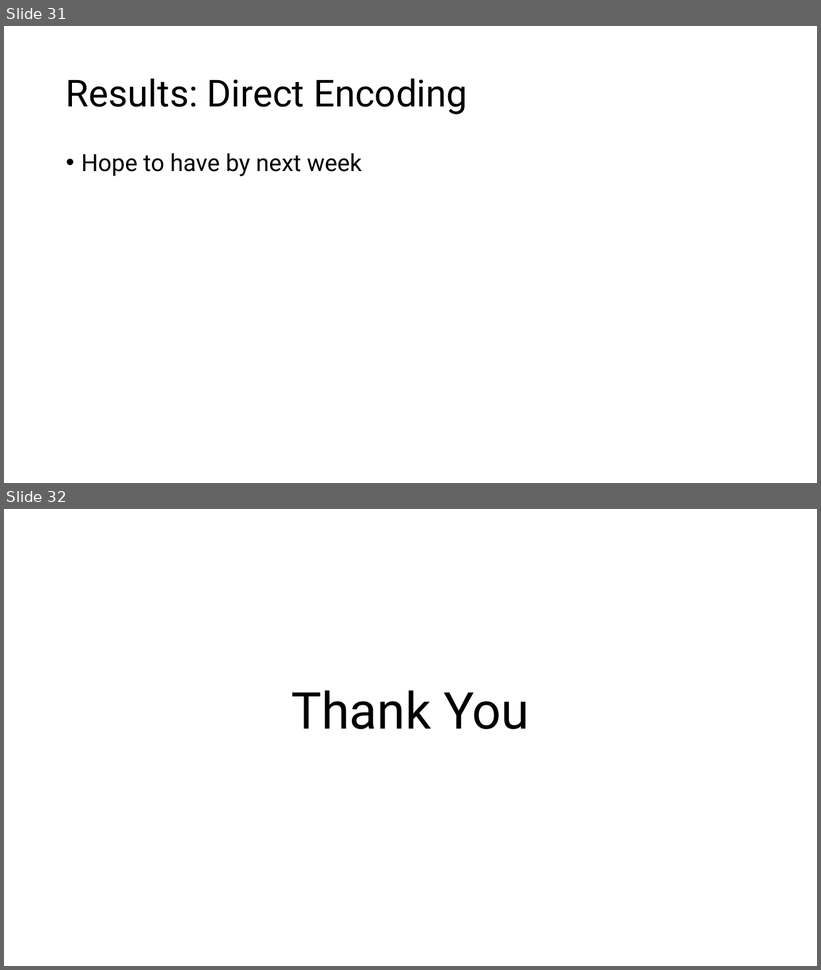
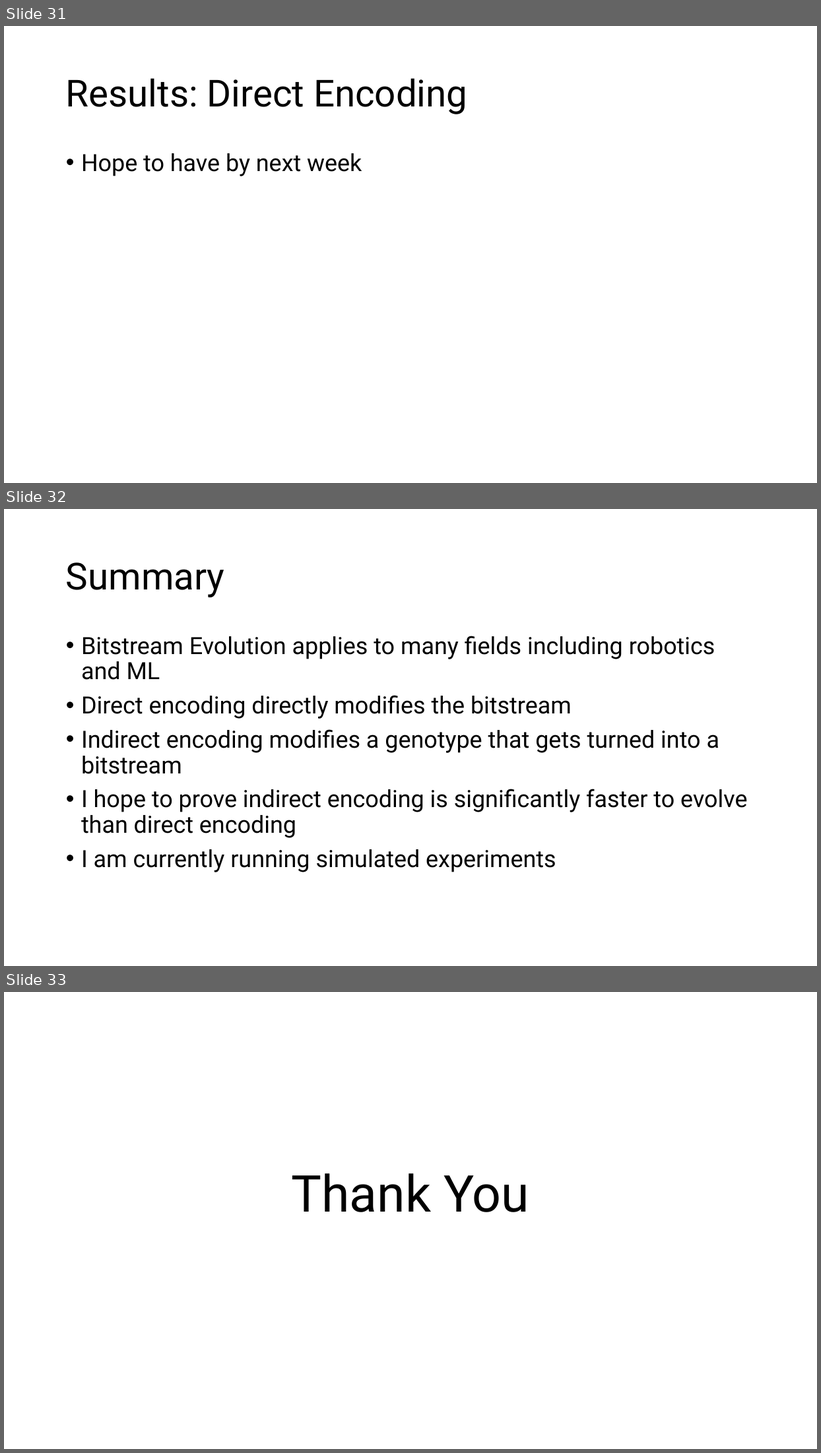
Before and after one commit to tbioren/thesis-paper, a slide deck: ThomasBiorenPresentationDraft.pptx. Shown one above the other, each under a label of ours: slides 31 and 32 before the commit, slides 31, 32 and 33 after it. The pictures are 821x970 and 821x1453 pixels, drawn with LibreOffice and Linux fonts; fonts in the diff are those of the drawing. Boxes give left, top, right and bottom in pixels: in the first picture for what was removed or moved away, otherwise in the second. Text is boxed around its words. In the diff, an @@ line names an element or a change of style, - is before the commit and + after.

```diff
--- a/ThomasBiorenPresentationDraft.pptx
+++ b/ThomasBiorenPresentationDraft.pptx
@@ slide 32 added at [4, 509, 817, 966], background #FFFFFF @@
@@ title added at [66, 562, 225, 597], 44 pt, text #000000 @@
+Summary
@@ text added at [81, 636, 747, 873], 28 pt, text #000000 @@
+• Bitstream Evolution applies to many fields including robotics and ML
+• Direct encoding directly modifies the bitstream
+• Indirect encoding modifies a genotype that gets turned into a bitstream
+• I hope to prove indirect encoding is significantly faster to evolve than direct encoding
+• I am currently running simulated experiments
@@ what was slide 32 is now slide 33 @@
```
Also in this commit, not shown: 1 slide changed.
